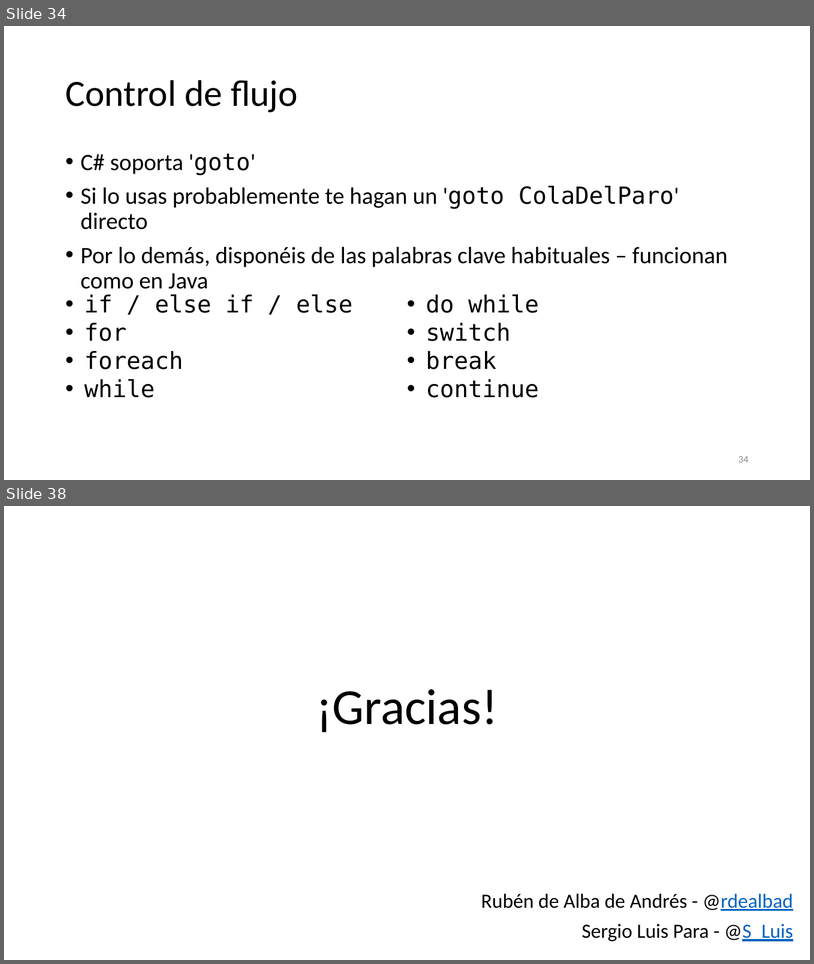
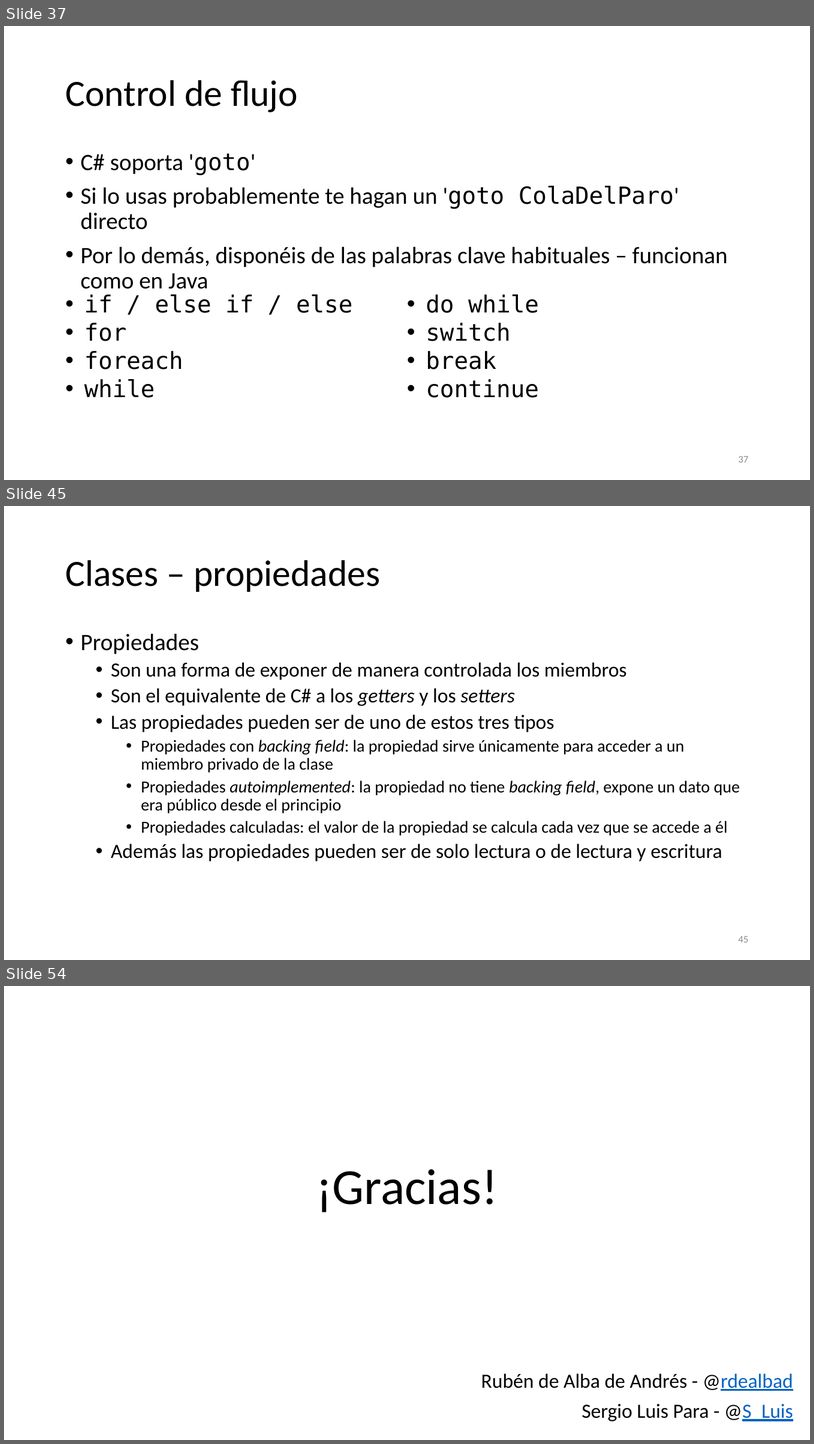
Before and after one commit to SergioLuis/hour-of-code-uva-2021, a slide deck: slides.pptx. Shown one above the other, each under a label of ours: slides 34 and 38 before the commit, slides 37, 45 and 54 after it; the slides between them are not shown. The pictures are 814x964 and 814x1444 pixels, drawn with LibreOffice and Linux fonts; fonts in the diff are those of the drawing. Boxes give left, top, right and bottom in pixels: in the first picture for what was removed or moved away, otherwise in the second. Text is boxed around its words. In the diff, an @@ line names an element or a change of style, - is before the commit and + after.

```diff
--- a/slides.pptx
+++ b/slides.pptx
@@ slide 45 added at (x1=4, y1=506, x2=810, y2=960), background #FFFFFF @@
@@ title added at (x1=65, y1=560, x2=380, y2=592), 44 pt, text #000000 @@
+Clases – propiedades
@@ text added at (x1=81, y1=633, x2=740, y2=861), 20 pt, text #000000 @@
+• Propiedades
+  • Son una forma de exponer de manera controlada los miembros
+  • Son el equivalente de C# a los getters y los setters
+  • Las propiedades pueden ser de uno de estos tres tipos
+    • Propiedades con backing field: la propiedad sirve únicamente para acceder a un miembro privado de la clase
+    • Propiedades autoimplemented: la propiedad no tiene backing field, expone un dato que era público desde el principio
+    • Propiedades calculadas: el valor de la propiedad se calcula cada vez que se accede a él
+  • Además las propiedades pueden ser de solo lectura o de lectura y escritura
@@ page number added at (x1=738, y1=936, x2=749, y2=942), 12 pt, text #8C8C8C @@
+45
@@ what was slide 34 is now slide 37 @@
@@ page number at (x1=738, y1=456, x2=749, y2=462): text changed @@
-34
+37
@@ what was slide 38 is now slide 54 @@
```
Also in this commit, not shown: 9 slides changed, 15 other slides added, 1 other file.
